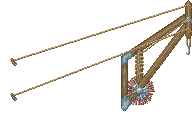
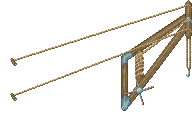
Layer changes from the first 192×128 image to the second:
added group "right thing" with 12 layers above "rope" over (186, 37, 191, 77)
added layer "rt12" in group "right thing" over (186, 37, 191, 77)
added group "rope" with 3 layers above "9" over (125, 4, 192, 99)
added layer "rope3" in group "rope" over (125, 4, 192, 99)
added layer "rope2" in group "rope" over (125, 4, 192, 99)
added layer "rope1" in group "rope" over (125, 4, 192, 99)
hid "9", painted on it over (125, 2, 192, 105)
hid "8", painted on it over (125, 2, 192, 105)
hid "7", painted on it over (125, 2, 192, 105)
hid "6", painted on it over (125, 2, 192, 105)
hid "5", painted on it over (125, 2, 192, 105)
hid "4", painted on it over (125, 2, 192, 105)
hid "3", painted on it over (125, 2, 192, 105)
hid "2", painted on it over (125, 2, 192, 105)
painted on "1" over (125, 2, 192, 99)
